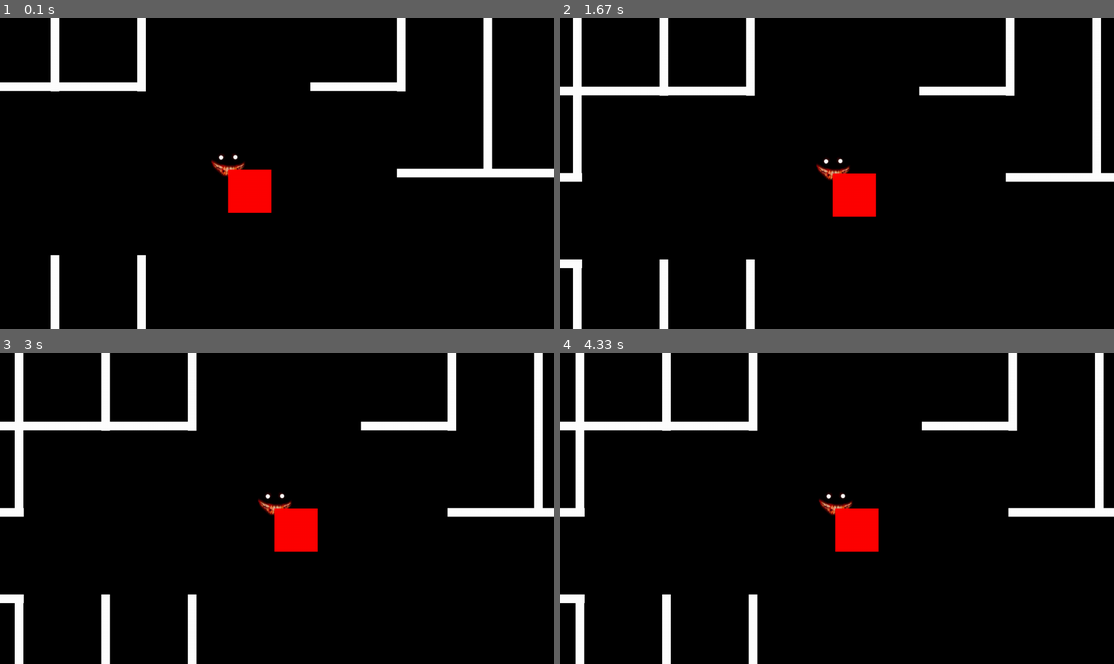
Above: before the commit, frames 1-4 (two rows, left to right).
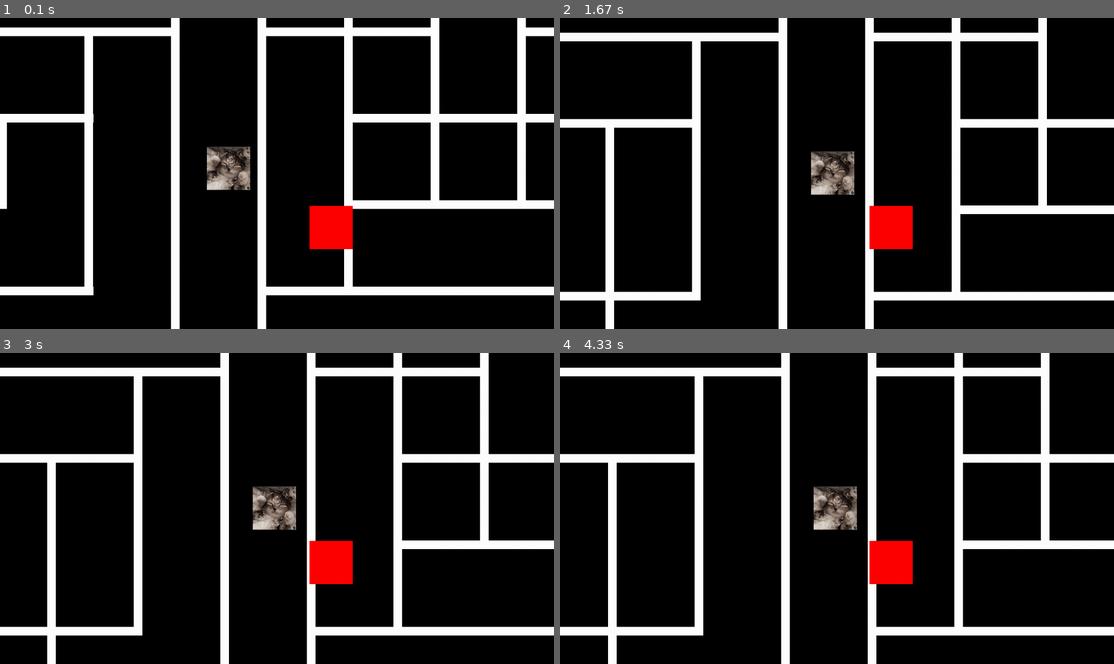
Above: after the commit, the same moments.

Repository: femboyv/laby
Game: pygame game, started from main.py
The game is run twice, just before and just after one commit, with the same random seed, the same clock (stepped at 60 frames per second) and the same inputs.
Inputs:
- Up to frame 1 (0.1 s): no input
- Up to frame 2 (1.67 s): no input
- Up to frame 3 (3 s): no input
- Up to frame 4 (4.33 s): no input

The runs differ from the first frame. In frame 1, 21% of the frame differs, in the area x 0-100%, y 0-100%; in frame 2, 22%; in frame 3, 22%; in frame 4, 22%.

Commit message:
new file:   cattt.jpg 	modified:   main.py 	new file:   test.py

Diff:
--- a/main.py
+++ b/main.py
@@ -10,6 +10,7 @@
 
 
 background_sprite = pygame.image.load("d011d6bc1effc67ae5c74bbc5ce090c2.jpg")
+cat_sprite = pygame.image.load("cattt.jpg")
 pressed_key = []
 
 
@@ -19,8 +20,8 @@
 
 class player_class:
     def __init__(self):
-        self.x = 0
-        self.y = 0
+        self.x = 125
+        self.y = 125
 
         self.angle = pygame.math.Vector2(-1, 0)
         self.max_speed = 7.5
@@ -33,12 +34,16 @@
         self.deceleration_per_tick = self.max_speed / self.tick_to_slow_down
 
         self.height = 100
-        self.rect = pygame.Rect(0, 0, self.height, self.height)
-
-        self.collide_box = self.rect
+
+        self.collide_box = pygame.Rect(
+            self.x + screen.get_width() / 2 - self.height / 2,
+            self.y + screen.get_height() / 2 - self.height / 2,
+            self.height,
+            self.height,
+        )
 
         self.sprite = pygame.transform.scale(
-            pygame.image.load("91ce98cec1df0f769321571724f1f312.jpg"),
+            pygame.image.load("cattt.jpg"),
             (self.height, self.height),
         )
 
@@ -68,13 +73,13 @@
         global moved_this_tick
         match direction:
             case "right":
-                self.speed[0] += self.acceleration_per_tick
+                self.speed.x += self.acceleration_per_tick
             case "left":
-                self.speed[0] -= self.acceleration_per_tick
+                self.speed.x -= self.acceleration_per_tick
             case "down":
-                self.speed[1] += self.acceleration_per_tick
+                self.speed.y += self.acceleration_per_tick
             case "up":
-                self.speed[1] -= self.acceleration_per_tick
+                self.speed.y -= self.acceleration_per_tick
         if self.speed != pygame.Vector2(0, 0):  # otherwise clamp raise an error
             self.speed = self.speed.clamp_magnitude(0, self.max_speed)
         moved_this_tick = True
@@ -82,41 +87,32 @@
     def decelerate(self, direction: str):
         if self.speed.length() < self.deceleration_per_tick and not moved_this_tick:
             self.speed = pygame.Vector2(0, 0)
-        else:
-            match direction:
-                case "right":
-                    if self.speed[0] > 0:
-
-                        self.speed[0] -= self.deceleration_per_tick
-                case "left":
-                    if self.speed[0] < 0:
-
-                        self.speed[0] += self.deceleration_per_tick
-                case "down":
-                    if self.speed[1] > 0:
-
-                        self.speed[1] -= self.deceleration_per_tick
-                case "up":
-                    if self.speed[1] < 0:
-
-                        self.speed[1] += self.deceleration_per_tick
-
-    def update_collision_box(self):
-        self.rect.x = self.x_relative
-        self.rect.y = self.y_relative
-        self.collide_box = self.rect
-        self.collide_box.x += self.speed.x
-        self.collide_box.y += self.speed.y
-        pygame.draw.rect(screen, "red", self.rect)
-
-    def handle_movement(self):
-        self.update_collision_box()
-        if collide_with_wall(self.rect):
+        if abs(self.speed.x) < (
+            self.deceleration_per_tick / 5
+        ):  # the divider is twikeable (but 5 is good)
             self.speed.x = 0
-        if collide_with_wall(self.rect):
+        if abs(self.speed.y) < (
+            self.deceleration_per_tick / 5
+        ):  # the divider is twikeable (but 5 is good)
             self.speed.y = 0
-        self.x += self.speed.x
-        self.y += self.speed.y
+
+        match direction:
+            case "right":
+                if self.speed.x > 0:
+
+                    self.speed.x -= self.deceleration_per_tick
+            case "left":
+                if self.speed.x < 0:
+
+                    self.speed.x += self.deceleration_per_tick
+            case "down":
+                if self.speed.y > 0:
+
+                    self.speed.y -= self.deceleration_per_tick
+            case "up":
+                if self.speed.y < 0:
+
+                    self.speed.y += self.deceleration_per_tick
 
 
 def get_coordinate_relative_to_screen(x, y):
@@ -151,8 +147,10 @@
         )
 
 
-def show_image(sprite: pygame.Surface, x, y):
-    x_relative, y_relative = get_coordinate_relative_to_screen(x, y)
+def show_image(sprite: pygame.Surface, area: tuple | pygame.Rect):
+    if isinstance(area, pygame.Rect):
+        sprite = pygame.transform.scale(sprite, (area.width, area.height))
+    x_relative, y_relative = get_coordinate_relative_to_screen(area.x, area.y)
     pygame.Surface.blit(
         screen,
         sprite,
@@ -170,25 +168,42 @@
     return key_map[key]
 
 
-type_of_wall = dict(
-    STRAIGHT_VERTICAL=("i", (1, 3)),
-    STRAIGHT_HORIZONTAL=("_", (0, 2)),
-    TURN_TOP_RIGHT=("p", (1, 2)),
-    TURN_TOP_LEFT=("o", (2, 3)),
-    TURN_DOWN_RIGHT=("m", (0, 1)),
-    TURN_DOWN_LEFT=("l", (0, 3)),
-    END_UP=("z", (1, 2, 3)),
-    END_LEFT=("q", (0, 2, 3)),
-    END_DOWN=("s", (0, 1, 3)),
-    END_RIGHT=("d", (0, 1, 2)),
-    NONE=("f", ()),
-    ALL=("g", (0, 1, 2, 3)),
-    TOP=("f", (0,)),
-    DOWN=("f", (2,)),
-    RIGHT=("f", (3,)),
-    LEFT=("f", (1,)),
-)
-
+# STRAIGHT_VERTICAL   i   1 3
+# STRAIGHT_HORIZONTAL   _   0 2
+# TURN_TOP_RIGHT   p   1 2
+# TURN_TOP_LEFT   o   2 3
+# TURN_DOWN_RIGHT   m   0 1
+# TURN_DOWN_LEFT   l   0 3
+# END_UP   z   1 2 3
+# END_LEFT   q   0 2 3
+# END_DOWN   s   0 1 3
+# END_RIGHT   d   0 1 2
+# NONE   f
+# ALL   g   0 1 2 3
+# TOP   u   0
+# DOWN   j   2
+# RIGHT   h   3
+# LEFT   k   1
+
+
+letter_to_walls = {
+    "i": (1, 3),
+    "_": (0, 2),
+    "p": (1, 2),
+    "o": (2, 3),
+    "m": (0, 1),
+    "l": (0, 3),
+    "z": (1, 2, 3),
+    "q": (0, 2, 3),
+    "s": (0, 1, 3),
+    "d": (0, 1, 2),
+    "f": (),
+    "g": (0, 1, 2, 3),
+    "u": (0,),
+    "j": (2,),
+    "h": (3,),
+    "k": (1,),
+}
 
 tile_size = 200
 wall_width = 20
@@ -202,22 +217,61 @@
 
     position = (0, 0)
 
-    for y in range(map_tile_height):  # height
-        for _ in range(int(map_tile_width / 2)):  # width
+    for _ in range(map_tile_height):  # height
+        for _ in range(map_tile_width):  # width
             wall_map.append((position, generate_random_tile()))
-            position = (position[0] + 2, position[1])
-
-        position = (y % 2, position[1] + 1)
+            position = (position[0] + 1, position[1])
+
+        position = (0, position[1] + 1)
 
     return wall_map
 
 
 def generate_random_tile():
-    list_of_type = list(type_of_wall)
-    return type_of_wall[list_of_type[random.randrange(list_of_type.__len__())]]
+    possibility = "ujhk_if"  # only tile with 2 walls or less
+    return possibility[random.randrange(possibility.__len__())]
 
 
 wall_map = generate_map()
+print(wall_map)
+wall_map = [
+    ((0, 0), ("i", (1, 3))),
+    ((0, 2), ("_", (0, 2))),
+    ((0, 2), ("_", (0, 2))),
+    ((0, 4), ("_", (0, 2))),
+    ((0, 4), ("_", (0, 2))),
+    ((0, 6), ("_", (0, 2))),
+    ((0, 6), ("_", (0, 2))),
+    ((0, 8), ("_", (0, 2))),
+    ((0, 8), ("_", (0, 2))),
+    ((1, 1), ("k", (1,))),
+    ((1, 1), ("_", (0, 2))),
+    ((1, 3), ("_", (0, 2))),
+    ((1, 3), ("_", (0, 2))),
+    ((1, 5), ("_", (0, 2))),
+    ((1, 5), ("k", (1,))),
+    ((1, 7), ("_", (0, 2))),
+    ((1, 7), ("_", (0, 2))),
+    ((1, 9), ("i", (1, 3))),
+    ((2, 0), ("i", (1, 3))),
+    ((2, 2), ("m", (0, 1))),
+    ((2, 2), ("_", (0, 2))),
+    ((2, 4), ("_", (0, 2))),
+    ((2, 4), ("_", (0, 2))),
+    ((2, 6), ("i", (1, 3))),
+    ((2, 6), ("m", (0, 1))),
+    ((2, 8), ("_", (0, 2))),
+    ((2, 8), ("h", (3,))),
+    ((3, 1), ("i", (1, 3))),
+    ((3, 1), ("k", (1,))),
+    ((3, 3), ("_", (0, 2))),
+    ((3, 3), ("_", (0, 2))),
+    ((3, 5), ("l", (0, 3))),
+    ((3, 5), ("i", (1, 3))),
+    ((3, 7), ("i", (1, 3))),
+    ((3, 7), ("_", (0, 2))),
+    ((3, 9), ("o", (2, 3))),
+]
 
 
 def get_walls_by_position(tile_position: tuple):
@@ -320,23 +374,34 @@
     rects_to_collide_with: list = walls_rendered,
 ):
 
-    print(collide_box.collidelist(rects_to_collide_with))
+    print(player.collide_box, walls_rendered)
     if collide_box.collidelist(rects_to_collide_with) == -1:
         return False
     else:
+        print("touché")
         return True
 
 
+def closest_to(number: float, first_number: float, second_number: float):
+    if abs(number - first_number) == abs(number - second_number):
+        return 0
+    elif abs(number - first_number) < abs(number - second_number):
+        return first_number
+    else:
+        return second_number
+
+
+# set_tile_in_map((0, 1), type_of_wall["NONE"])
+# set_tile_in_map((0, 2), type_of_wall["NONE"])
+# set_tile_in_map((1, 1), type_of_wall["NONE"])
+# set_tile_in_map((1, 2), type_of_wall["NONE"])
+
+
 while running:
 
     walls_rendered = []
 
     number_of_tile_rendered = 0
-
-    set_tile_in_map((0, 1), type_of_wall["NONE"])
-    set_tile_in_map((0, 2), type_of_wall["NONE"])
-    set_tile_in_map((1, 1), type_of_wall["NONE"])
-    set_tile_in_map((1, 2), type_of_wall["NONE"])
 
     tiles_at_screen = get_tiles_at_screen()
 
@@ -346,10 +411,6 @@
         )  # += used to merge the two lists insted of adding a list in a list with append
 
     draw_all_wall(walls_rendered)
-
-    player.rect = set_rect_center_at(
-        player.rect, player.x - x_of_display, player.y - y_of_display
-    )
 
     if number_of_tile_rendered != tiles_at_screen.__len__():
         raise ValueError(
@@ -375,11 +436,52 @@
         not_pressed_key.pop(not_pressed_key.index(key))
 
     for key in not_pressed_key:
+
         player.decelerate(key_mapping(key))
 
-    player.handle_movement()
+    if player.speed.x != 0:
+
+        player.collide_box.x = (
+            player.x_relative
+            + closest_to(player.speed.x, player.max_speed, -player.max_speed)
+            - player.height / 2
+        )
+        player.collide_box.y = (
+            player.y_relative
+            - player.height / 2
+            + closest_to(player.speed.x, player.max_speed, -player.max_speed)
+        )
+
+        if player.collide_box.collidelist(walls_rendered) == -1:
+            player.x += player.speed.x
+        else:
+            player.speed.x = 0
+
+    if player.speed.y != 0:
+
+        player.collide_box.x = (
+            player.x_relative
+            + closest_to(player.speed.x, player.max_speed, -player.max_speed)
+            - player.height / 2
+        )
+        player.collide_box.y = (
+            player.y_relative
+            - player.height / 2
+            + closest_to(player.speed.x, player.max_speed, -player.max_speed)
+        )
+
+        if player.collide_box.collidelist(walls_rendered) == -1:
+            player.y += player.speed.y
+        else:
+            player.speed.y = 0
+
+    print(
+        player.speed,
+        closest_to(player.speed.x, player.max_speed, -player.max_speed),
+        # player.collide_box.collidelist(walls_rendered),
+        pygame.draw.rect(screen, "red", player.collide_box),
+    )
 
     pygame.display.flip()
     screen.fill("black")
-
     clock.tick_busy_loop(max_fps)
--- /dev/null
+++ b/test.py
@@ -0,0 +1,39 @@
+import math
+
+letter_to_walls = {
+    "i": (1, 3),
+    "_": (0, 2),
+    "p": (1, 2),
+    "o": (2, 3),
+    "m": (0, 1),
+    "l": (0, 3),
+    "z": (1, 2, 3),
+    "q": (0, 2, 3),
+    "s": (0, 1, 3),
+    "d": (0, 1, 2),
+    "f": (),
+    "g": (0, 1, 2, 3),
+    "u": (0,),
+    "j": (2,),
+    "h": (3,),
+    "k": (1,),
+}
+
+
+def letter_to_all_data(letter: str):
+    return (letter, letter_to_walls[letter])
+
+
+output = []
+world_width = 18
+
+for i, letter in enumerate("i________k____k__iim___im_hik__lii_o"):
+    print()
+    output.append(
+        (
+            (math.floor(i / (world_width / 2)), int(i % (world_width / 2) + i % 2)),
+            letter_to_all_data(letter),
+        )
+    )
+
+print(output)
Binary file added: cattt.jpg
